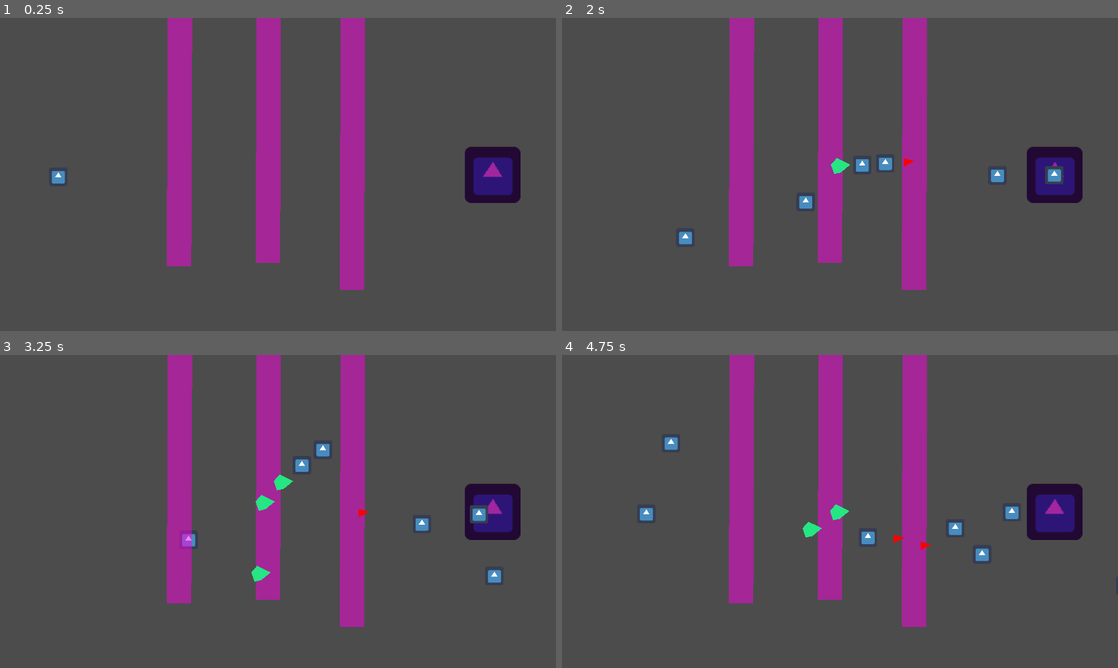
Above: before the commit, frames 1-4 (two rows, left to right).
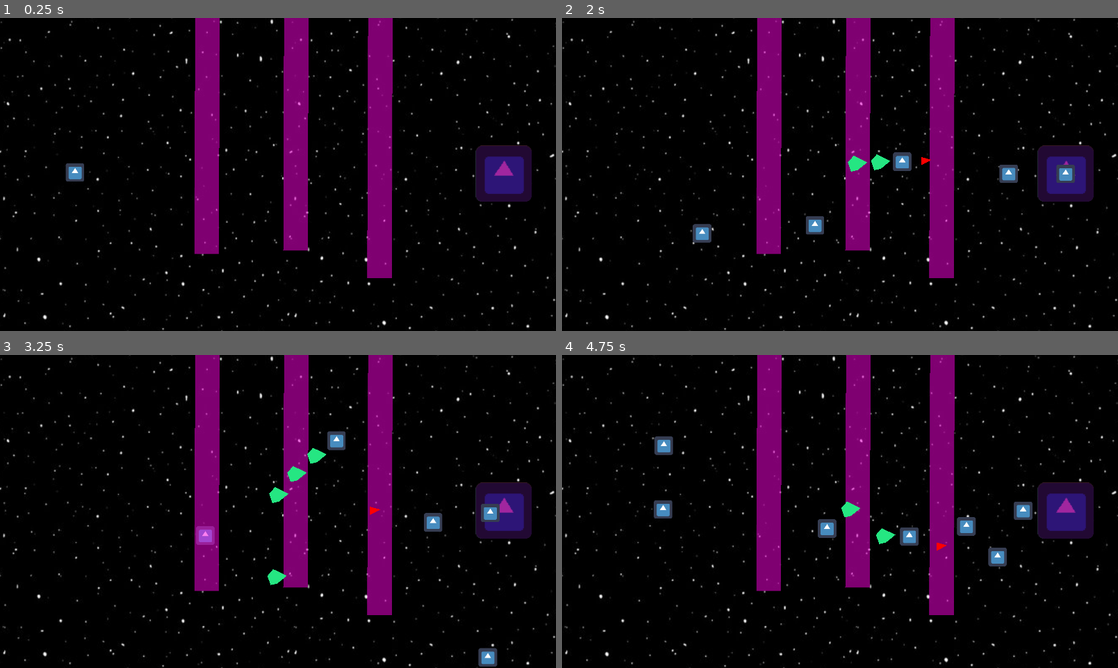
Above: after the commit, the same moments.

Repository: SAM2WOW/ProjectDanmaku
Game: Godot game, scene res://scenes/Main.tscn
Two runs of this game, one before a commit and one after it. Both use one fixed random seed, a clock stepped at 60 frames per second and the inputs below. The engine's default icon, where the game draws it, is replaced by a stand-in: a white triangle on a blue panel in a dark square.
Inputs (mouse positions are in pixels of both pictures, inside the frame that each line leads up to):
- Up to frame 1 (0.25 s): no input
- Up to frame 2 (2 s): tap Enter at 0.5 s; move the mouse to (962, 158) at 0.52 s; press the mouse at (962, 158) at 0.53 s; hold D (move_right) 0.53-1.28 s; move the mouse to (728, 190) at 1.27 s; release the mouse at (728, 190) at 1.28 s; hold S (move_down) from 1.28 s (still down); click (728, 190) at 1.35 s
- Up to frame 3 (3.25 s): move the mouse to (333, 442) at 2.02 s; release S (move_down) at 2.03 s; press the mouse at (333, 442) at 2.03 s; hold D (move_right) 2.03-2.78 s; move the mouse to (250, 574) at 2.77 s; release the mouse at (250, 574) at 2.78 s; hold W (move_up) from 2.78 s (still down); click (250, 574) at 2.85 s
- Up to frame 4 (4.75 s): move the mouse to (1006, 558) at 3.52 s; release W (move_up) at 3.53 s; press the mouse at (1006, 558) at 3.53 s; hold A (move_left) from 3.53 s (still down); move the mouse to (673, 464) at 4.27 s; release the mouse at (673, 464) at 4.28 s; click (673, 464) at 4.35 s

The runs differ from the first frame. In frame 1, 99% of the frame differs, in the area x 0-100%, y 0-100%; in frame 2, 99%; in frame 3, 99%; in frame 4, 98%.

Commit message:
Added Camera to Scene

Diff:
--- a/objects/characters/Player.gd
+++ b/objects/characters/Player.gd
@@ -46,9 +46,11 @@
 		velocity.x = -1
 
 	move_and_slide(velocity * speed, Vector2.UP)
+
 	# bound the player to the viewport
-	position.x = clamp(position.x, 0, get_viewport_rect().size.x)
-	position.y = clamp(position.y, 0, get_viewport_rect().size.y)
+	position.x = clamp(position.x, -get_viewport_rect().size.x/2, get_viewport_rect().size.x/2)
+	position.y = clamp(position.y, -get_viewport_rect().size.y/2, get_viewport_rect().size.y/2)
+
 
 # fires a bullet at the mouse position
 func fire_bullet():
--- a/objects/characters/Player.tscn
+++ b/objects/characters/Player.tscn
@@ -55,7 +55,7 @@
 [node name="AnimatedSprite" type="AnimatedSprite" parent="Style1"]
 scale = Vector2( 3, 3 )
 frames = SubResource( 8 )
-frame = 1
+frame = 5
 speed_scale = 2.0
 playing = true
 script = ExtResource( 4 )
--- a/scenes/Main.tscn
+++ b/scenes/Main.tscn
@@ -1,30 +1,54 @@
-[gd_scene load_steps=5 format=2]
+[gd_scene load_steps=8 format=2]
 
 [ext_resource path="res://objects/characters/Player.tscn" type="PackedScene" id=1]
 [ext_resource path="res://objects/characters/Boss.tscn" type="PackedScene" id=2]
 [ext_resource path="res://scripts/Console.gd" type="Script" id=3]
 [ext_resource path="res://objects/system/portal.tscn" type="PackedScene" id=4]
+[ext_resource path="res://arts/temp/360_F_215948377_kgIhNUy4X0iYsyUfYd9KKIViSPOxclbC.jpg" type="Texture" id=5]
+[ext_resource path="res://arts/temp/HTB1KALUazuhSKJjSspmq6AQDpXad.jpg" type="Texture" id=6]
+[ext_resource path="res://arts/temp/9b54aeb05d88665c605dd650a643b794.jpg" type="Texture" id=7]
 
 [node name="Main" type="Node"]
 
 [node name="Node2D" type="Node2D" parent="."]
 
+[node name="Camera2D" type="Camera2D" parent="Node2D"]
+current = true
+
 [node name="Player" parent="Node2D" instance=ExtResource( 1 )]
-position = Vector2( 201, 548 )
+position = Vector2( -701, -7 )
 
 [node name="Boss" parent="Node2D" instance=ExtResource( 2 )]
-position = Vector2( 1700, 542 )
+position = Vector2( 779, -2 )
 
 [node name="Portal" parent="Node2D" instance=ExtResource( 4 )]
-position = Vector2( 619, 265 )
+position = Vector2( -246, -316 )
 
 [node name="Portal2" parent="Node2D" instance=ExtResource( 4 )]
-position = Vector2( 926, 253 )
+position = Vector2( 61, -328 )
 style = 1
 
 [node name="Portal3" parent="Node2D" instance=ExtResource( 4 )]
-position = Vector2( 1216, 347 )
+position = Vector2( 351, -234 )
 style = 2
+
+[node name="Background" type="Node2D" parent="Node2D"]
+z_index = -500
+
+[node name="Style0" type="Sprite" parent="Node2D/Background"]
+scale = Vector2( 2.89025, 3.19402 )
+texture = ExtResource( 5 )
+
+[node name="Style1" type="Sprite" parent="Node2D/Background"]
+visible = false
+scale = Vector2( 2.79831, 2.98668 )
+texture = ExtResource( 7 )
+
+[node name="Style2" type="Sprite" parent="Node2D/Background"]
+visible = false
+modulate = Color( 0.360784, 0.360784, 0.360784, 1 )
+scale = Vector2( 2.47001, 1.74668 )
+texture = ExtResource( 6 )
 
 [node name="Control" type="Control" parent="."]
 anchor_right = 1.0
Binary file added: arts/temp/360_F_215948377_kgIhNUy4X0iYsyUfYd9KKIViSPOxclbC.jpg
Not shown, added: arts/temp/360_F_215948377_kgIhNUy4X0iYsyUfYd9KKIViSPOxclbC.jpg.import
Binary file added: arts/temp/9b54aeb05d88665c605dd650a643b794.jpg
Not shown, added: arts/temp/9b54aeb05d88665c605dd650a643b794.jpg.import
Binary file added: arts/temp/HTB1KALUazuhSKJjSspmq6AQDpXad.jpg
Not shown, added: arts/temp/HTB1KALUazuhSKJjSspmq6AQDpXad.jpg.import
